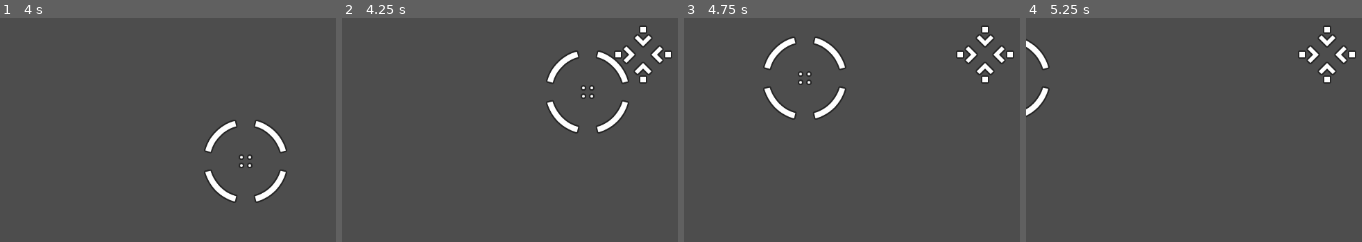
Above: before the commit, frames 1-4 (left to right).
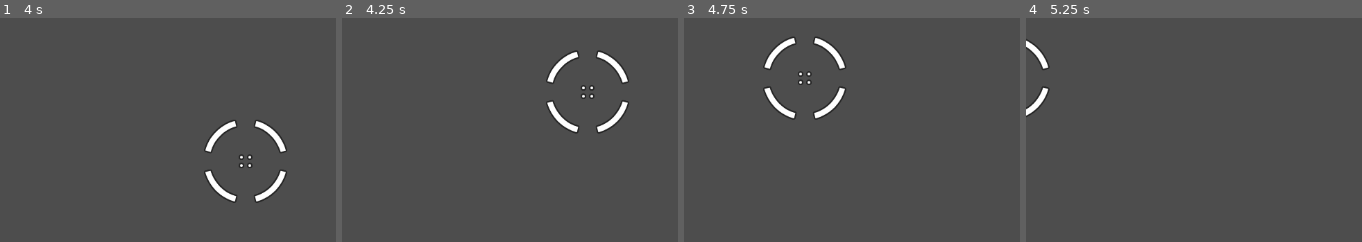
Above: after the commit, the same moments.

Repository: ubcs-io/simple_scanner
Game: Godot game, scene res://main.tscn
Same seed, same stepped clock (60 frames per second), same inputs: the game is played once before the commit and once after it.
Inputs:
- Up to frame 1 (4 s): click "Begin Scanning" at 0.5 s; tap Enter at 1.25 s; hold D (move_right) 1.28-2.03 s; hold S (move_down) 2.03-2.78 s; hold D (move_right) 2.78-3.53 s; hold W (move_up) from 3.53 s (still down)
- Up to frame 2 (4.25 s): keep holding W (move_up)
- Up to frame 3 (4.75 s): release W (move_up) at 4.28 s; hold A (move_left) from 4.28 s (still down)
- Up to frame 4 (5.25 s): keep holding A (move_left)
The pictures show only the part of the screen within x 50-100%, y 40-90%; the shares and areas given below are measured in that part.

Frame 1 is identical in both runs. In frame 2, 1.0% of the frame differs, in the area x 80-99%, y 3-30%; in frame 3, 1.0%; in frame 4, 1.0%.

Commit message:
Add new logic for end game and removing signals

Diff:
--- a/contact.gd
+++ b/contact.gd
@@ -3,19 +3,7 @@
 signal locked
 
 func _ready() -> void:
-	pass
+	add_to_group("contacts")
 
 func _process(_delta: float) -> void:
 	pass
-
-func _on_body_shape_entered() -> void:
-	queue_free()
-	print("hit")
-
-func _on_body_entered() -> void:
-	queue_free()
-	print("hit")
-
-func _on_locked() -> void:
-	queue_free()
-	print("hit")
--- a/contact.tscn
+++ b/contact.tscn
@@ -29,4 +29,4 @@
 
 [connection signal="body_entered" from="." to="." method="_on_body_entered"]
 [connection signal="body_shape_entered" from="." to="." method="_on_body_shape_entered"]
-[connection signal="locked" from="." to="." method="_on_locked"]
+[connection signal="mouse_entered" from="." to="." method="_on_mouse_entered"]
--- a/cursor.gd
+++ b/cursor.gd
@@ -30,10 +30,18 @@
 func _on_body_entered(body):
 	hit.emit()
 
+	# For some reason some instances don't have a contact name
+	print(body.name)
+
+	#if body.name == "contact":
+	if body is RigidBody2D:
+		body.queue_free()
+		#print("hit!")
+
 func start(pos):
 	position = pos
 	show()
 	$CollisionShape2D.disabled = false
 
-func _on_body_shape_entered(body_rid: RID, body: Node2D, body_shape_index: int, local_shape_index: int) -> void:
-	pass # Replace with function body.
+func _on_main_gameover() -> void:
+	hide()
--- a/cursor.tscn
+++ b/cursor.tscn
@@ -28,4 +28,3 @@
 shape = SubResource("CircleShape2D_5xncm")
 
 [connection signal="body_entered" from="." to="." method="_on_body_entered"]
-[connection signal="body_shape_entered" from="." to="." method="_on_body_shape_entered"]
--- a/hud.gd
+++ b/hud.gd
@@ -12,6 +12,9 @@
 	$ScoreLabel.text = str(score)
 
 func _on_start_button_pressed():
-	print('started')
 	$StartButton.hide()
 	start_game.emit()
+
+func _on_main_gameover() -> void:
+	$StartButton.show()
+	$ScoreLabel.text = str(0)
--- a/main.gd
+++ b/main.gd
@@ -6,24 +6,39 @@
 var total_contacts = 0
 var at_menu = 1
 
+signal gameover
+
 func _ready() -> void:
 	pass
 
 func _process(_delta) -> void:
 
-	if total_contacts < 7 and at_menu == 0:
+	if total_contacts < 3 and at_menu == 0:
 		search_for_life = randi_range(0,5000)
-		if search_for_life < 7:
+		if search_for_life < 50:
 			var contact = contact.instantiate()
 			contact.position = Vector2(randi_range(100,1100), randi_range(100,550))
 			add_child(contact)
+			$contact_new.play()
 			total_contacts = total_contacts + 1
 
 func _increment_signals():
+	$contact_locked.play()
 	score = score + 1
+	total_contacts = total_contacts - 1
 	$HUD.update_score(score)
+	if score > 3:
+		gameover.emit()
+		for contact in get_tree().get_nodes_in_group("contacts"):
+			contact.queue_free()
 
 func new_game():
 	score = 0
 	at_menu = 0
 	$cursor.start($StartPosition.position)
+
+func _on_gameover():
+	score = 0
+	total_contacts = 0
+	at_menu = 1
+	await get_tree().create_timer(1.0).timeout
--- a/main.tscn
+++ b/main.tscn
@@ -1,9 +1,11 @@
-[gd_scene load_steps=5 format=3 uid="uid://cmlbato2pdp75"]
+[gd_scene load_steps=7 format=3 uid="uid://cmlbato2pdp75"]
 
 [ext_resource type="Script" path="res://main.gd" id="1_fl0d2"]
 [ext_resource type="PackedScene" uid="uid://bx033pw32ucqt" path="res://cursor.tscn" id="1_q57yj"]
 [ext_resource type="PackedScene" uid="uid://defuwqrem14i6" path="res://contact.tscn" id="2_j4duc"]
 [ext_resource type="PackedScene" uid="uid://dq1ok16w3lado" path="res://hud.tscn" id="4_33h0t"]
+[ext_resource type="AudioStream" uid="uid://c8s3i0gxv8nte" path="res://assets/contact_new.ogg" id="5_fc2di"]
+[ext_resource type="AudioStream" uid="uid://ct0x4irf3ps5a" path="res://assets/contact_locked.ogg" id="6_u0sbw"]
 
 [node name="main" type="Node"]
 script = ExtResource("1_fl0d2")
@@ -19,5 +21,14 @@
 
 [node name="HUD" parent="." instance=ExtResource("4_33h0t")]
 
+[node name="contact_new" type="AudioStreamPlayer2D" parent="."]
+stream = ExtResource("5_fc2di")
+
+[node name="contact_locked" type="AudioStreamPlayer2D" parent="."]
+stream = ExtResource("6_u0sbw")
+
+[connection signal="gameover" from="." to="." method="_on_gameover"]
+[connection signal="gameover" from="." to="cursor" method="_on_main_gameover"]
+[connection signal="gameover" from="." to="HUD" method="_on_main_gameover"]
 [connection signal="hit" from="cursor" to="." method="_increment_signals"]
 [connection signal="start_game" from="HUD" to="." method="new_game"]
